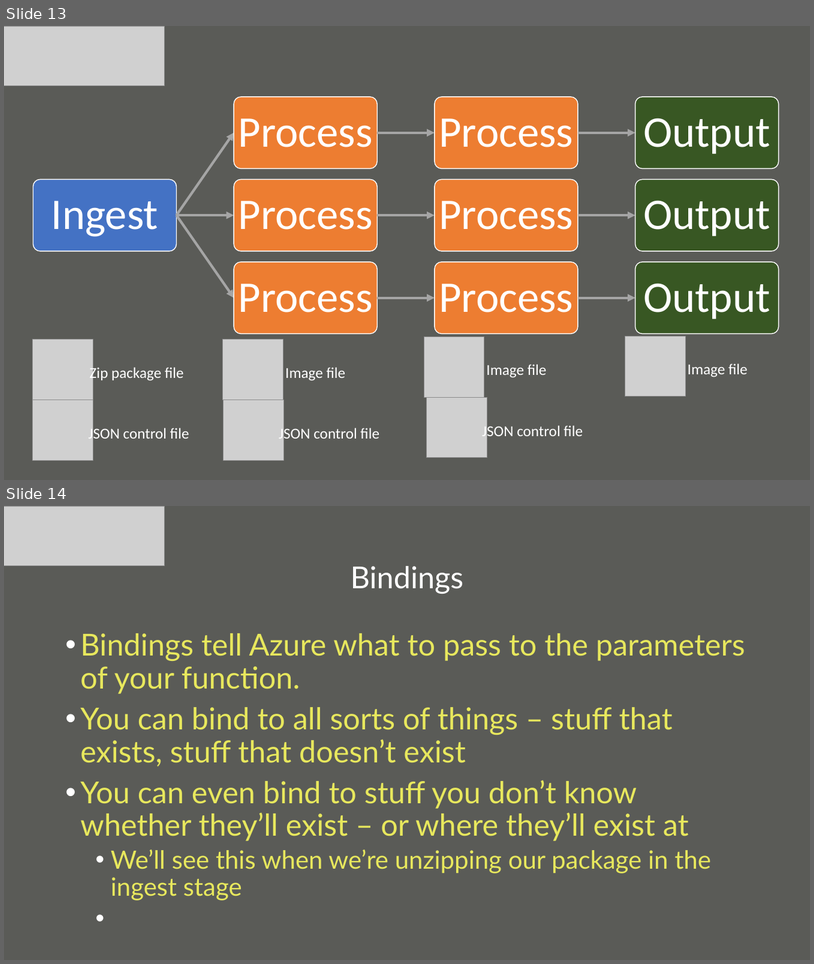
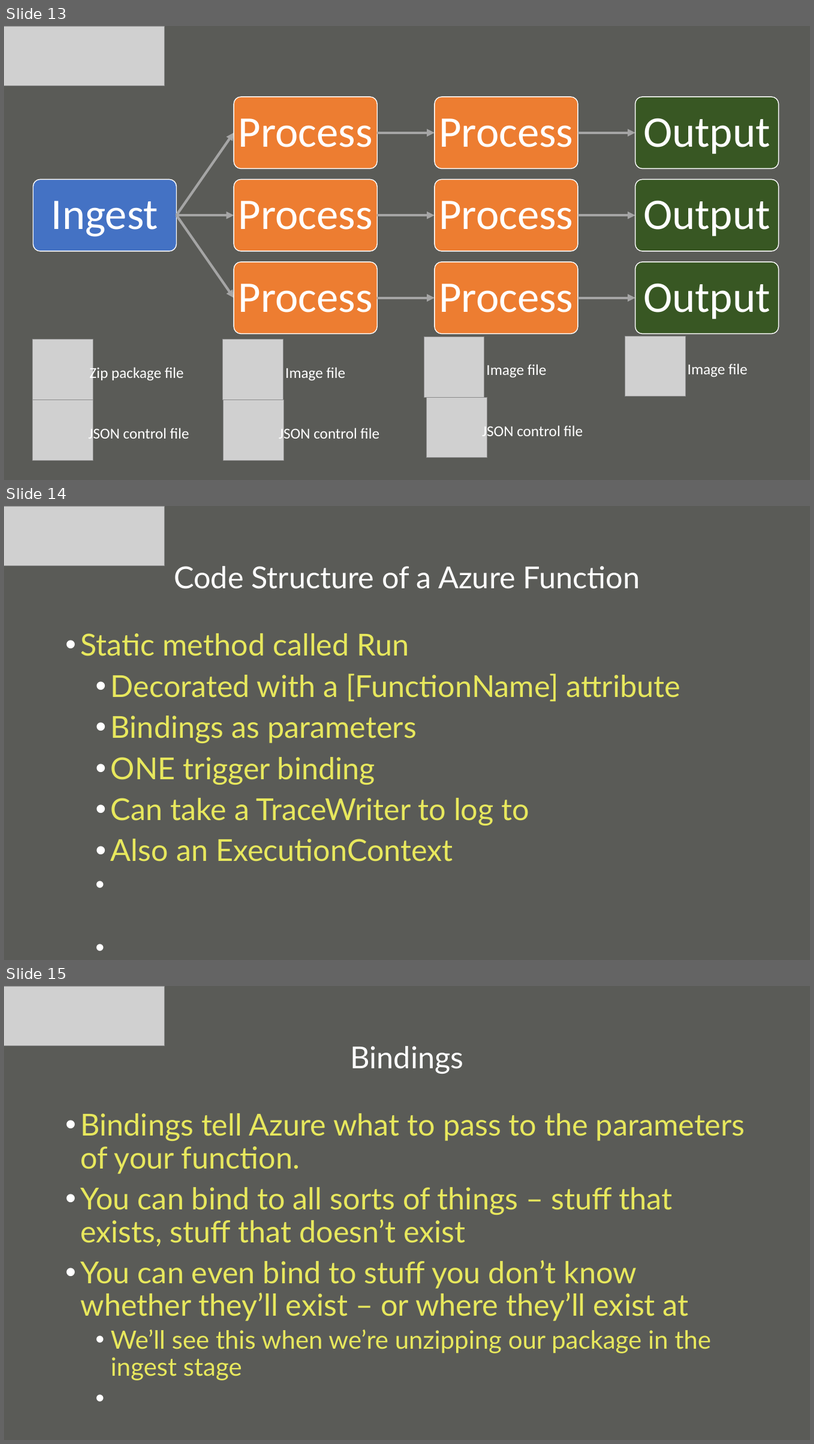
Before and after one commit to null-loop/af-image-processing, a slide deck: AzureFunctions.ImageProcessing.odp. Shown one above the other, each under a label of ours: slides 13 and 14 before the commit, slides 13, 14 and 15 after it. The pictures are 814x964 and 814x1444 pixels, drawn with LibreOffice and Linux fonts; fonts in the diff are those of the drawing; grey boxes stand for pictures; background and template pictures are left out. Boxes give left, top, right and bottom in pixels: in the first picture for what was removed or moved away, otherwise in the second. Text is boxed around its words. In the diff, an @@ line names an element or a change of style, - is before the commit and + after.

```diff
--- a/AzureFunctions.ImageProcessing.odp
+++ b/AzureFunctions.ImageProcessing.odp
@@ slide 14 added at <box>4,506,810,960</box>, background #5A5B57 @@
@@ picture added at <box>4,506,165,566</box> @@
@@ title added at <box>174,566,641,589</box>, 36 pt, text #FFFFFF @@
+Code Structure of a Azure Function
@@ text added at <box>80,633,681,861</box>, 36 pt, text #E8E85D @@
+• Static method called Run
+  • Decorated with a [FunctionName] attribute
+  • Bindings as parameters
+  • ONE trigger binding
+  • Can take a TraceWriter to log to
+  • Also an ExecutionContext
@@ what was slide 14 is now slide 15 @@
```
Also in this commit, not shown: 2 other slides added.
